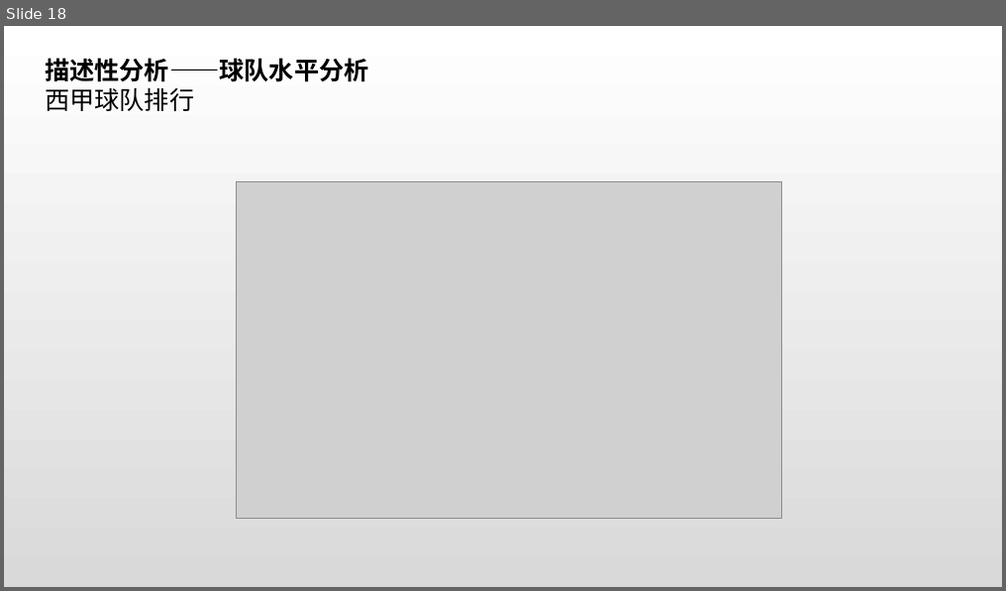
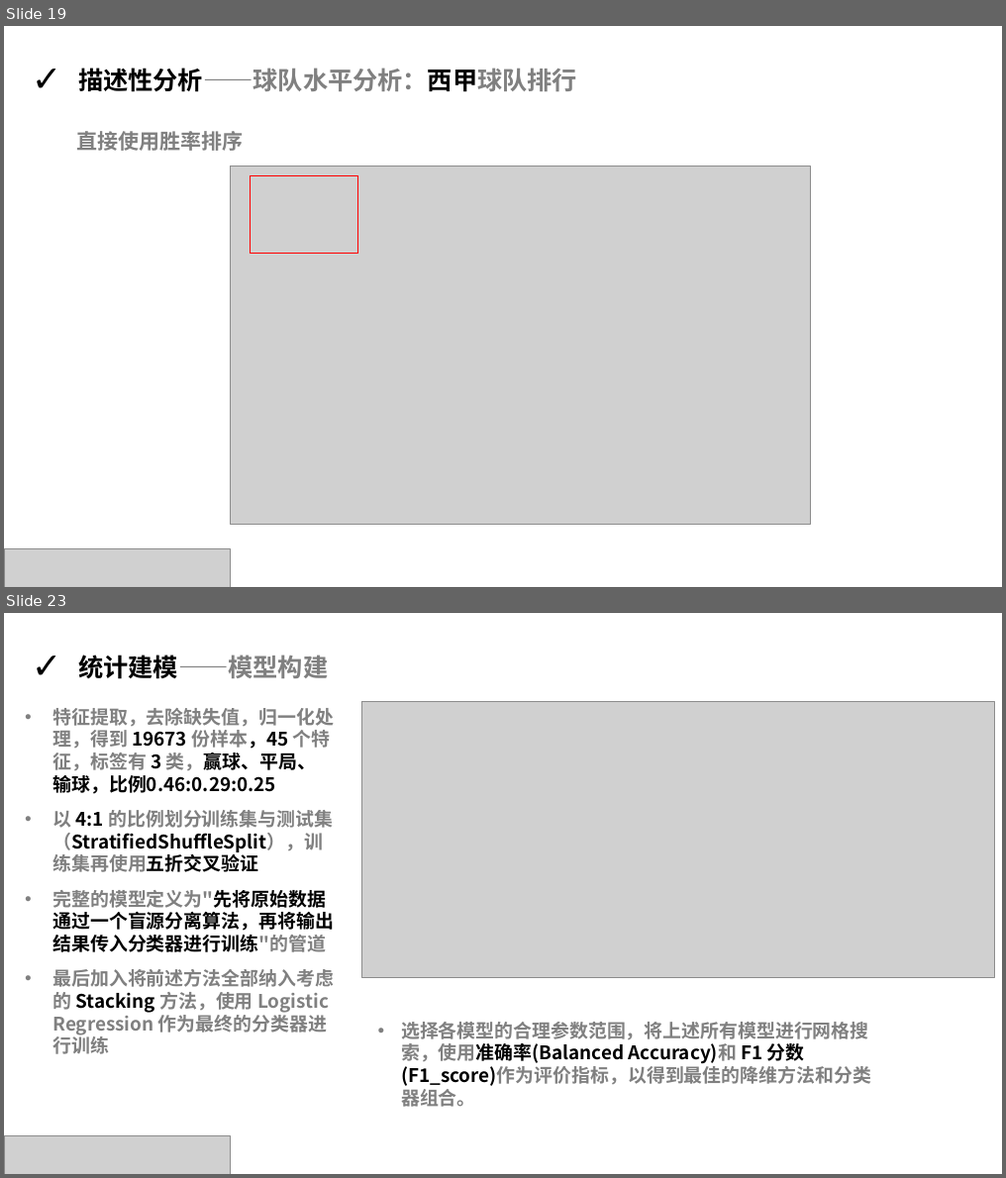
Before and after one commit to rucnyz/soccer, a slide deck: notebooks/欧洲足球展示.pptx. Shown one above the other, each under a label of ours: slide 18 before the commit, slides 19 and 23 after it; the slides between them are not shown. The pictures are 1006x591 and 1006x1178 pixels, drawn with LibreOffice and Linux fonts; fonts in the diff are those of the drawing; grey boxes stand for pictures. Boxes give left, top, right and bottom in pixels: in the first picture for what was removed or moved away, otherwise in the second. Text is boxed around its words. In the diff, an @@ line names an element or a change of style, - is before the commit and + after.

```diff
--- a/notebooks/欧洲足球展示.pptx
+++ b/notebooks/欧洲足球展示.pptx
@@ slide 23 added at <box>4,613,1002,1174</box>, background #FFFFFF @@
@@ text added at <box>78,655,328,679</box>, 24 pt, text #808080, bold @@
+✓ 统计建模——模型构建
@@ picture added at <box>361,701,994,977</box> @@
@@ text added at <box>53,708,333,1055</box>, 18 pt, text #808080, bold @@
+• 特征提取，去除缺失值，归一化处理，得到 19673 份样本，45 个特征，标签有 3 类，赢球、平局、输球，比例0.46:0.29:0.25
+• 以 4:1 的比例划分训练集与测试集（StratifiedShuffleSplit），训练集再使用五折交叉验证
+• 完整的模型定义为"先将原始数据通过一个盲源分离算法，再将输出结果传入分类器进行训练"的管道
+• 最后加入将前述方法全部纳入考虑的 Stacking 方法，使用 Logistic Regression 作为最终的分类器进行训练
@@ text added at <box>401,1022,871,1107</box>, 18 pt, text #808080, bold @@
+• 选择各模型的合理参数范围，将上述所有模型进行网格搜索，使用准确率(Balanced Accuracy)和 F1 分数(F1_score)作为评价指标，以得到最佳的降维方法和分类器组合。
@@ picture added at <box>4,1137,230,1174</box> @@
@@ what was slide 18 is now slide 19 @@
@@ slide 19 changed as well @@
@@ background gradient #FFFFFF to #D9D9D9 to #FFFFFF @@
@@ text at <box>78,68,577,92</box>: text changed; font Arial to Noto Sans CJK SC; text colour #000000 to #808080 @@
-描述性分析——球队水平分析
-西甲球队排行
+✓ 描述性分析——球队水平分析：西甲球队排行
@@ text added at <box>76,131,243,151</box>, 20 pt, text #808080, bold @@
+直接使用胜率排序
@@ picture: place and size @@
-picture at <box>236,181,782,519</box>
+picture at <box>230,167,810,525</box>
@@ rectangle added at <box>251,175,357,253</box>, outline #FF0000 1 pt @@
@@ picture added at <box>4,550,230,587</box> @@
```
Also in this commit, not shown: 15 other slides changed, 11 other slides added, 11 slides removed, 3 other files.
